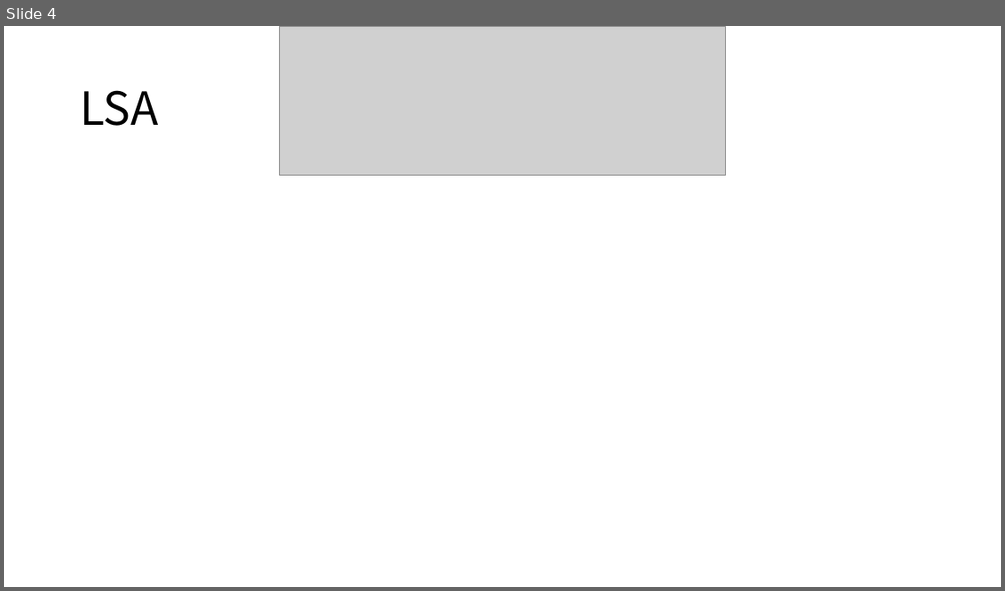
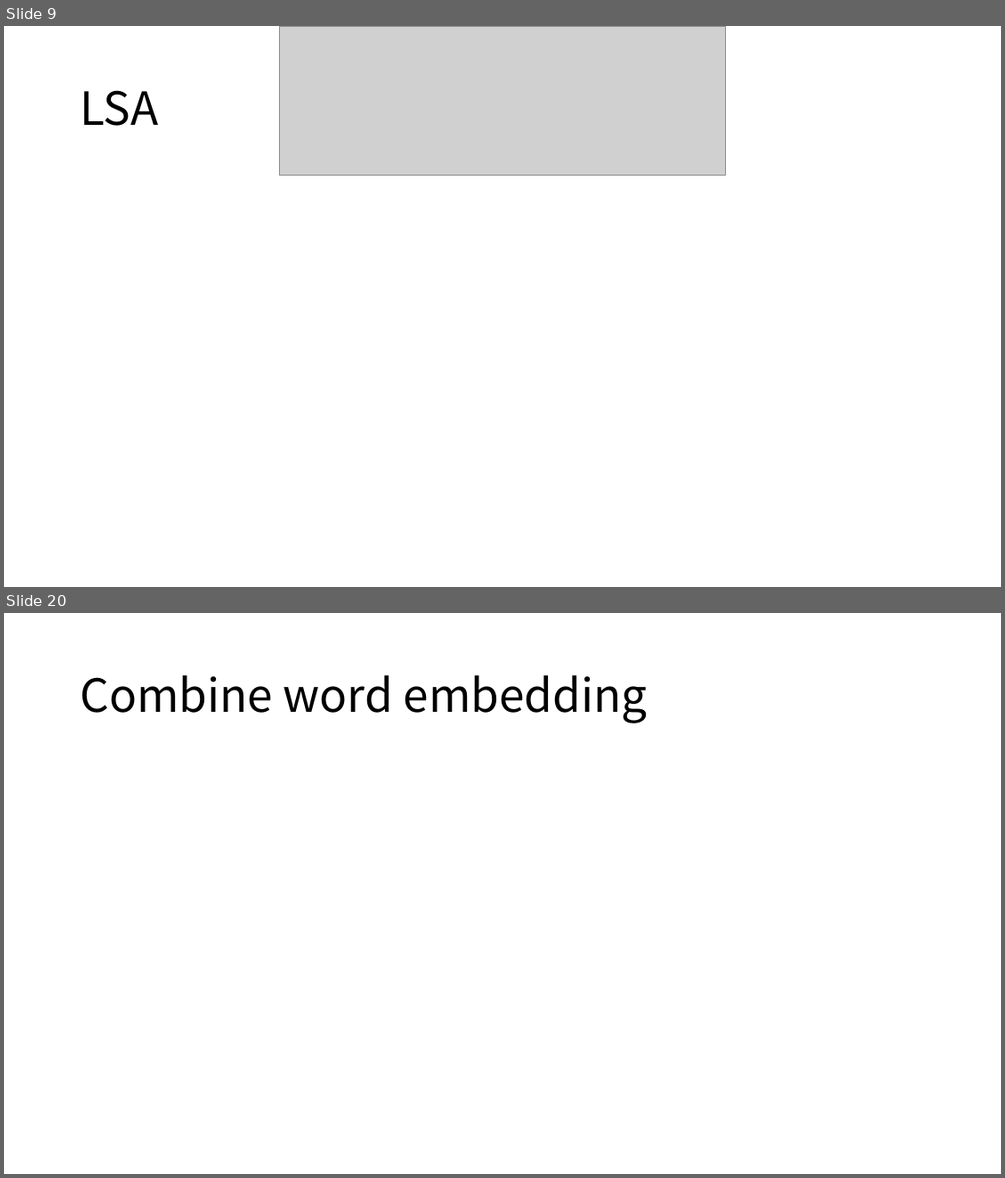
Before and after one commit to namespace-Pt/Topical, a slide deck: docs/Topic Modeling.pptx. Shown one above the other, each under a label of ours: slide 4 before the commit, slides 9 and 20 after it; the slides between them are not shown. The pictures are 1005x591 and 1005x1178 pixels, drawn with LibreOffice and Linux fonts; fonts in the diff are those of the drawing; grey boxes stand for pictures. Boxes give left, top, right and bottom in pixels: in the first picture for what was removed or moved away, otherwise in the second. Text is boxed around its words. In the diff, an @@ line names an element or a change of style, - is before the commit and + after.

```diff
--- a/docs/Topic Modeling.pptx
+++ b/docs/Topic Modeling.pptx
@@ slide 20 added at (x1=4, y1=613, x2=1001, y2=1174), background #FFFFFF @@
@@ title added at (x1=80, y1=675, x2=647, y2=723), 44 pt, text #000000 @@
+Combine word embedding
@@ what was slide 4 is now slide 9 @@
```
Also in this commit, not shown: 4 slides changed, 12 other slides added, 2 slides removed, 1 other file.
